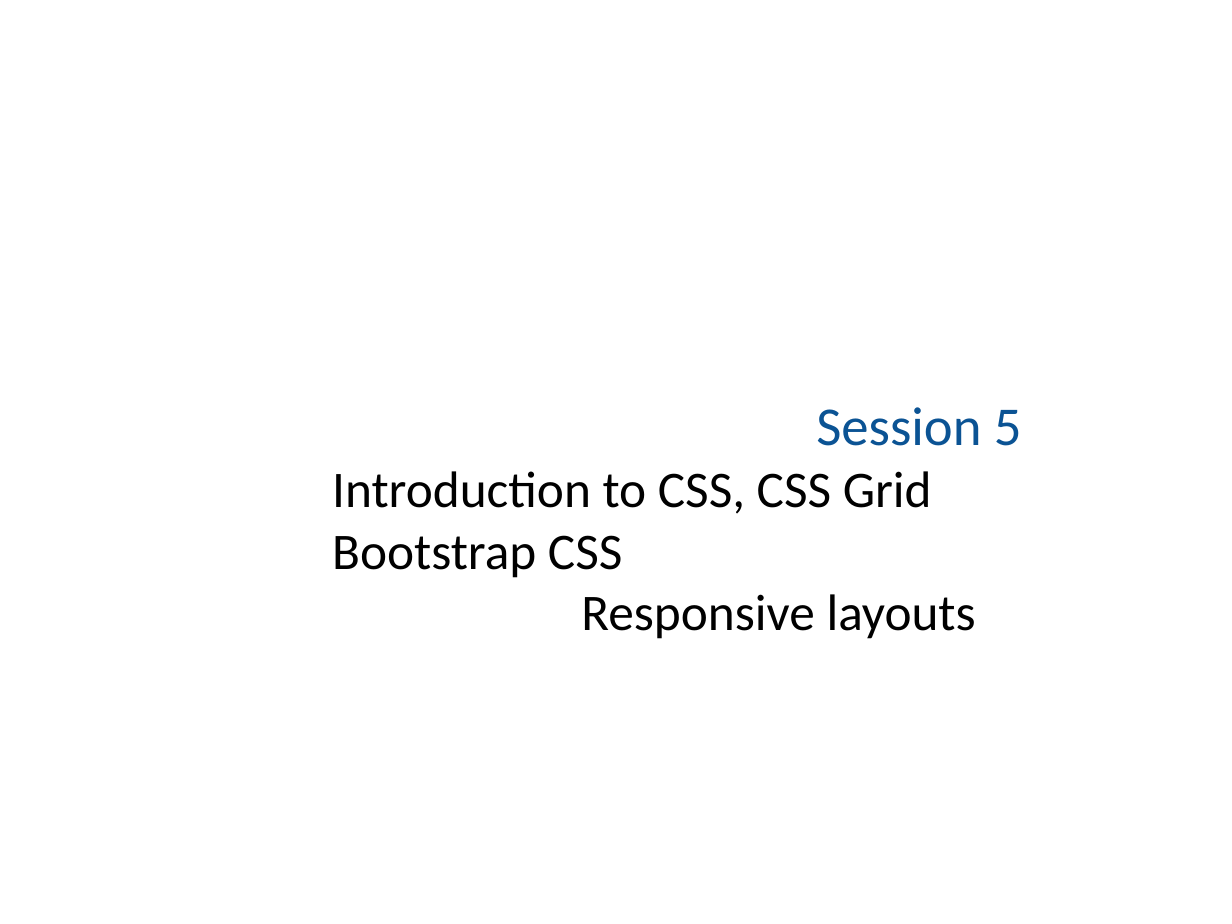
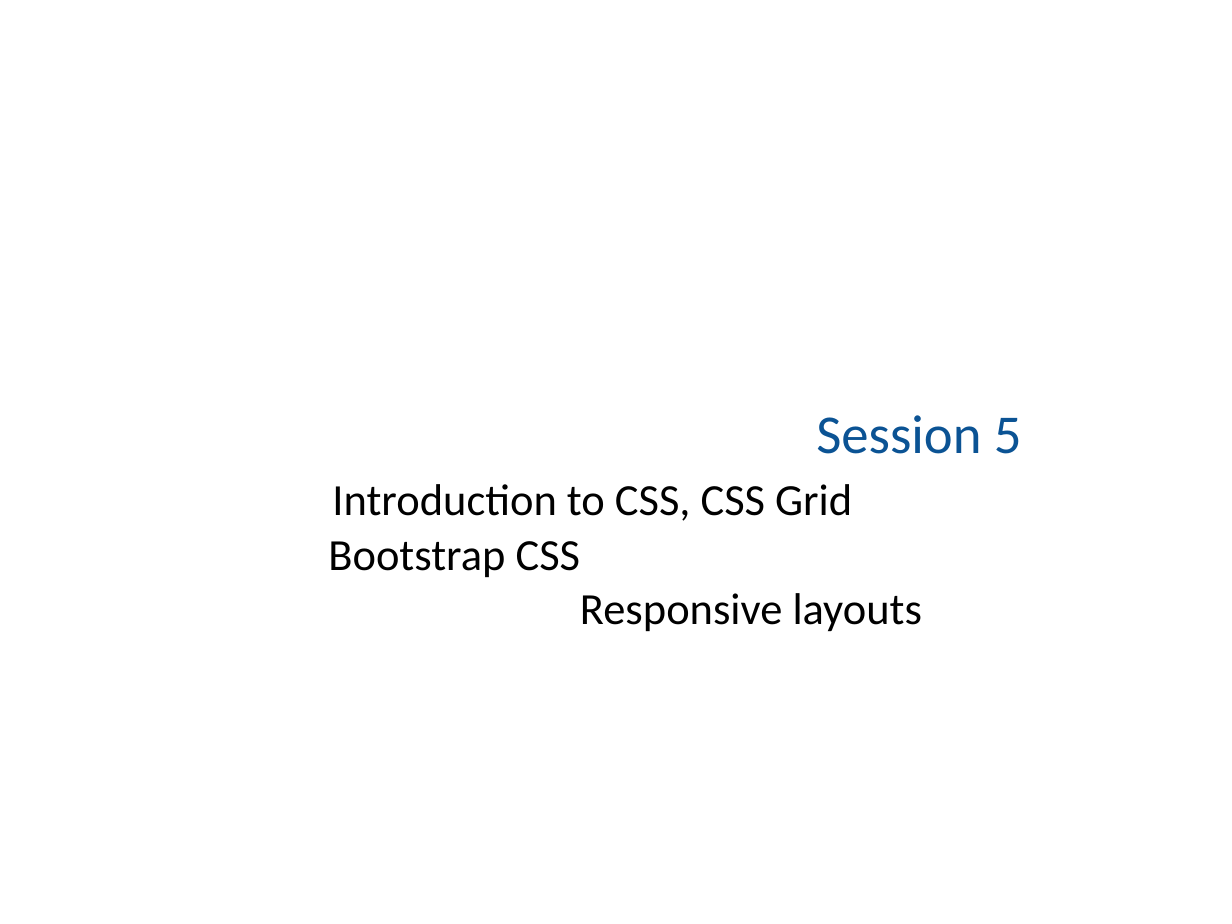
Before and after one commit to mountainrock/java-training, a slide deck: slide 1 of slides/web technologies/Day 5 - Introduction to CSS, CSS Grid.pptx. Drawn at 1232x924 pixels with LibreOffice and Linux fonts; fonts in the diff are those of the drawing. Boxes give left, top, right and bottom in pixels: in the first picture for what was removed or moved away, otherwise in the second. Text is boxed around its words. In the diff, an @@ line names an element or a change of style, - is before the commit and + after.

Commit message:
added slides

```diff
--- a/slides/web technologies/Day 5 - Introduction to CSS, CSS Grid.pptx
+++ b/slides/web technologies/Day 5 - Introduction to CSS, CSS Grid.pptx
@@ title at (328,484,922,632): size 30 to 26 pt in "Introduction to CSS, CSS Grid", "Bootstrap CSS", "Responsive layouts" @@
```
Also in this commit, not shown: 29 other files.
